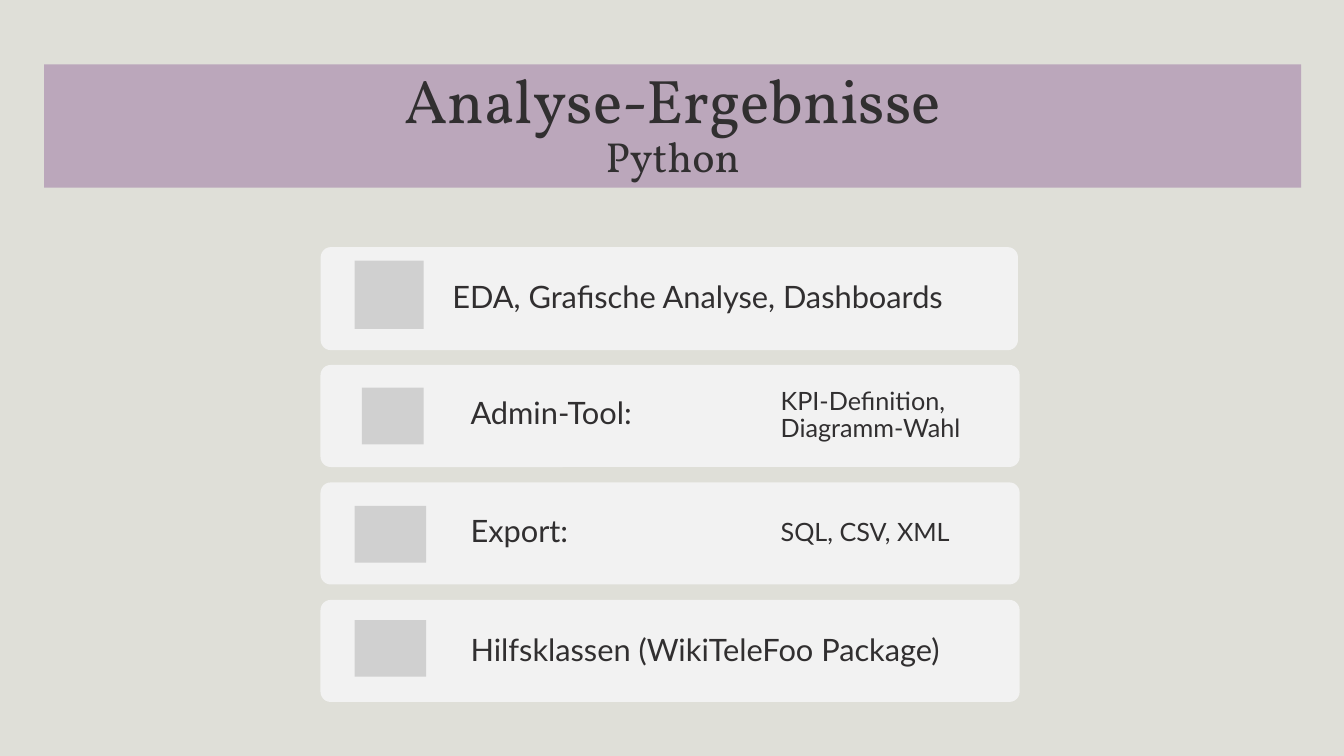
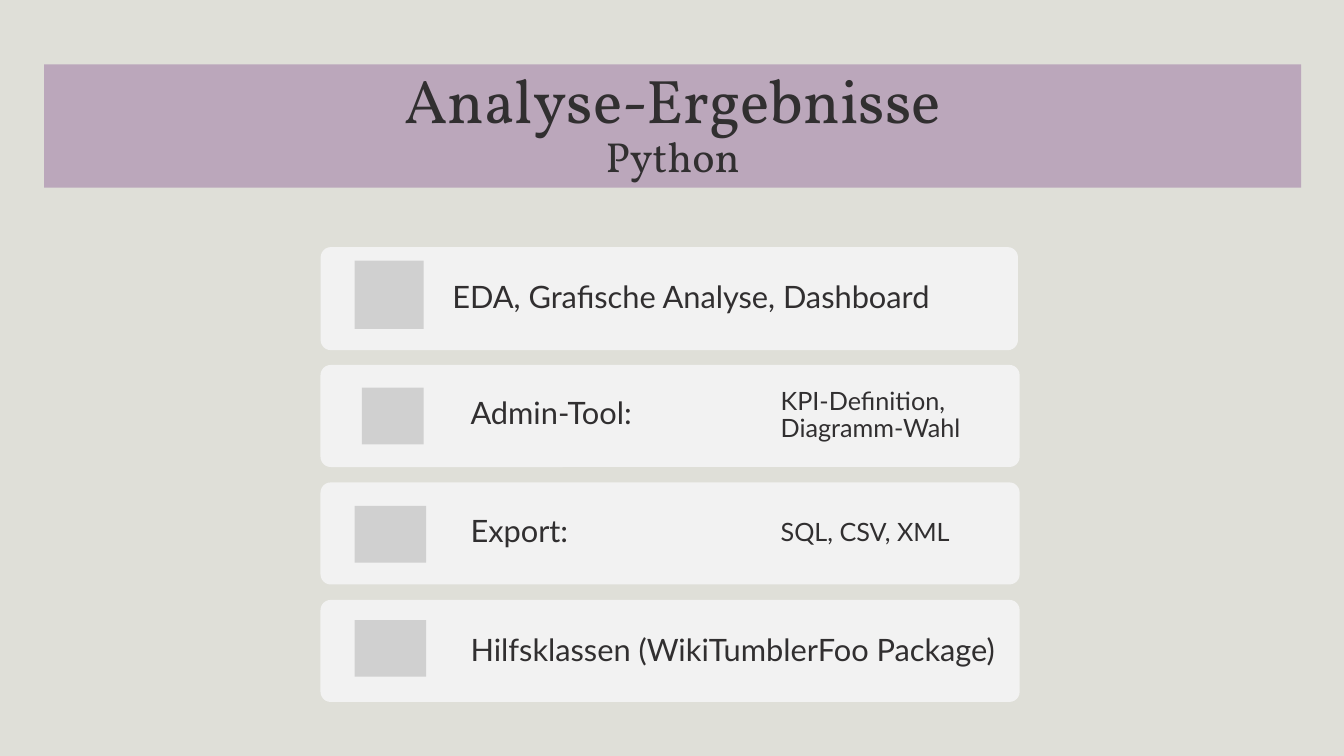
Before and after one commit to nevsglueckauf/wq, a slide deck: slide 7 of PPT/Whiskyquartier_Präsentation.pptx. Drawn at 1344x756 pixels with LibreOffice and Linux fonts; fonts in the diff are those of the drawing; grey boxes stand for pictures. Boxes give left, top, right and bottom in pixels: in the first picture for what was removed or moved away, otherwise in the second. Text is boxed around its words. In the diff, an @@ line names an element or a change of style, - is before the commit and + after.

```diff
--- a/PPT/Whiskyquartier_Präsentation.pptx
+++ b/PPT/Whiskyquartier_Präsentation.pptx
@@ text at [452, 285, 929, 314]: text changed @@
-EDA, Grafische Analyse, Dashboards
+EDA, Grafische Analyse, Dashboard
@@ text at [471, 637, 995, 667]: text changed @@
-Hilfsklassen (WikiTeleFoo Package)
+Hilfsklassen (WikiTumblerFoo Package)
```
Also in this commit, not shown: 2 other slides changed.
